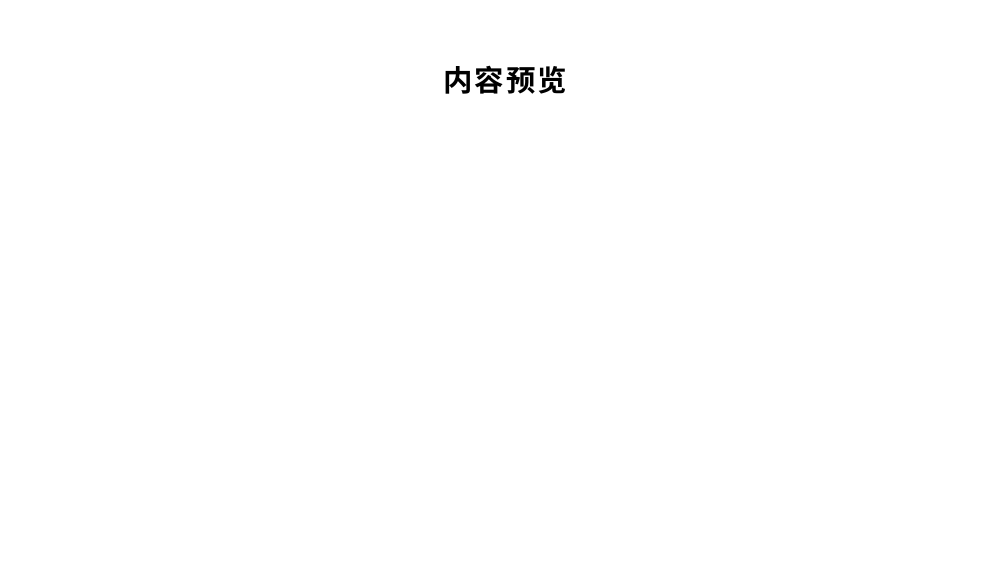
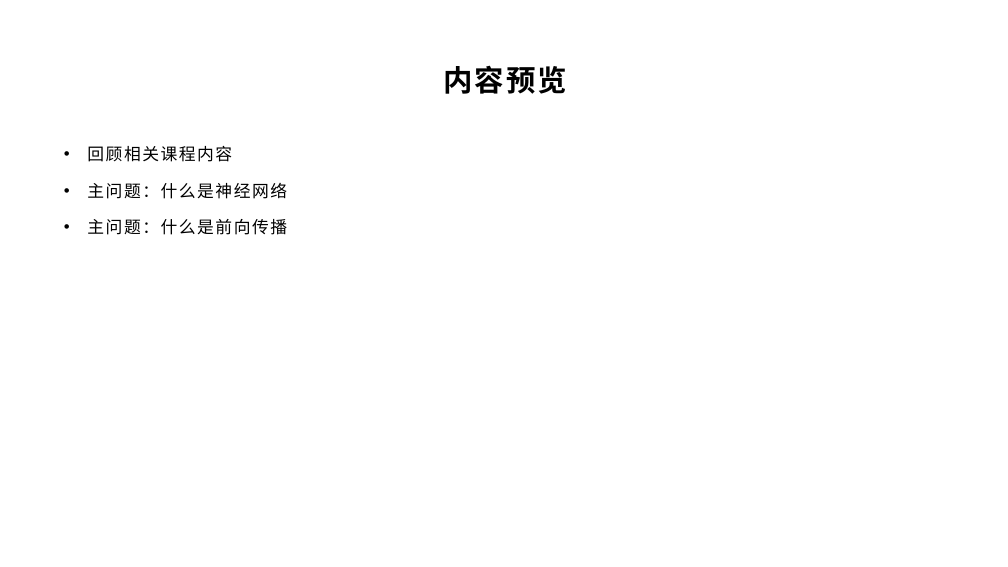
Before and after one commit to yyc-git/DeepLearningEdu, a slide deck: slide 3 of lessons/2_gender_analyze/ppt/“判断性别”Demo需求分析和初步设计（中）.pptx. Drawn at 1008x567 pixels with LibreOffice and Linux fonts; fonts in the diff are those of the drawing; background and template pictures are left out. Boxes give left, top, right and bottom in pixels: in the first picture for what was removed or moved away, otherwise in the second. Text is boxed around its words. In the diff, an @@ line names an element or a change of style, - is before the commit and + after.

```diff
--- a/lessons/2_gender_analyze/ppt/“判断性别”Demo需求分析和初步设计（中）.pptx
+++ b/lessons/2_gender_analyze/ppt/“判断性别”Demo需求分析和初步设计（中）.pptx
@@ text added at bbox=[87, 146, 287, 235], 16 pt, text #000000 @@
+• 回顾相关课程内容
+• 主问题：什么是神经网络
+• 主问题：什么是前向传播
```
Also in this commit, not shown: 6 other slides changed, 1 slide removed, 4 other files.
